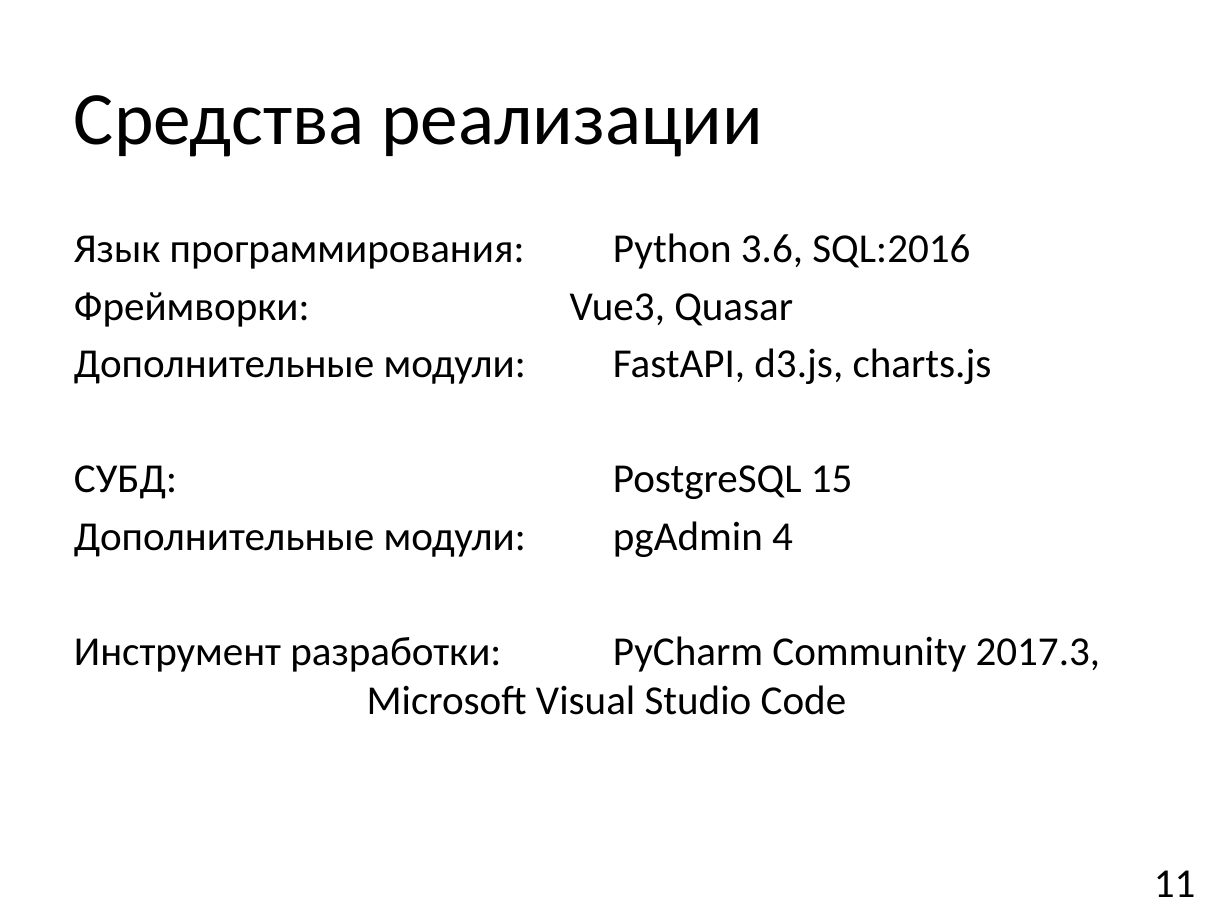
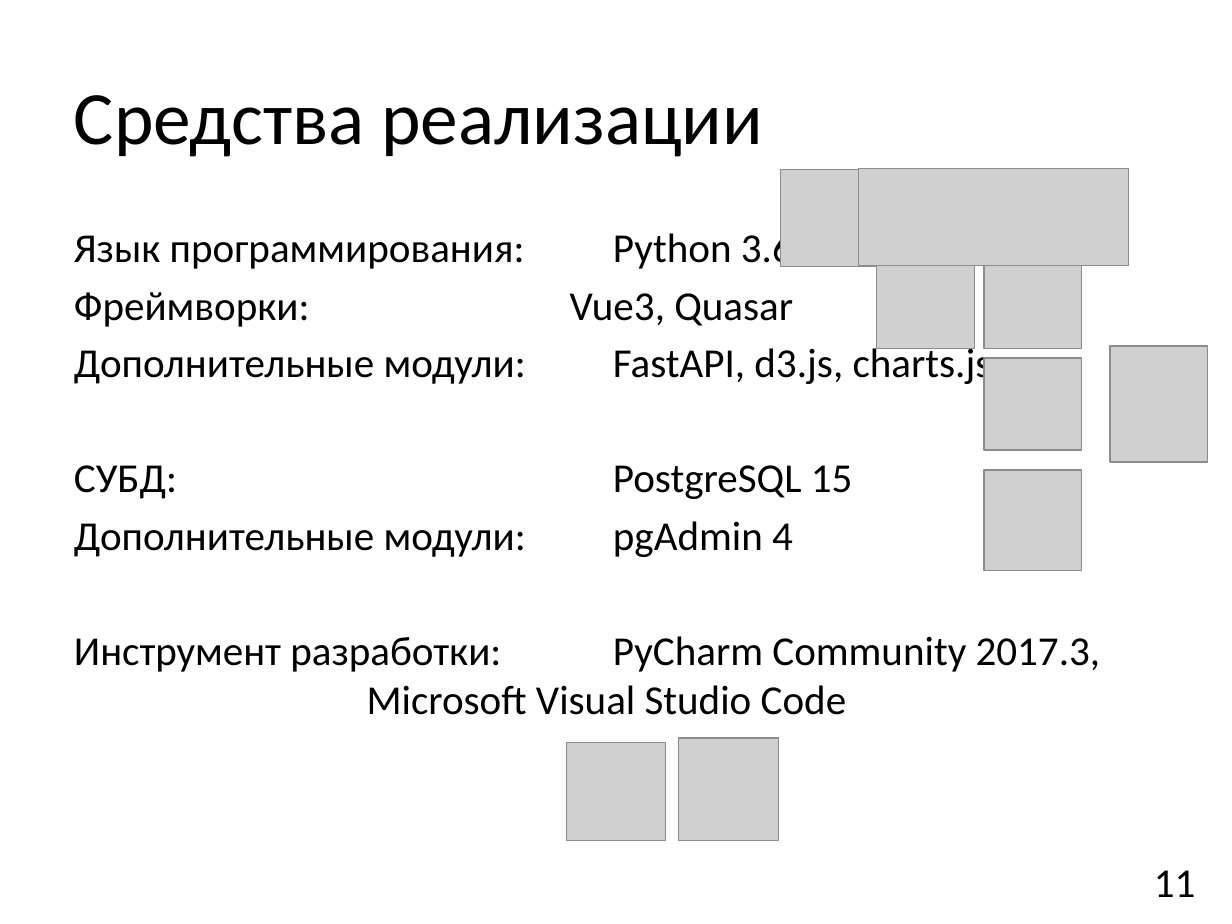
Before and after one commit to ostaaaaat/monitoring, a slide deck: slide 11 of 3 [Презентация].pptx. Drawn at 1232x924 pixels with LibreOffice and Linux fonts; fonts in the diff are those of the drawing; grey boxes stand for pictures. Boxes give left, top, right and bottom in pixels: in the first picture for what was removed or moved away, otherwise in the second. Text is boxed around its words. In the diff, an @@ line names an element or a change of style, - is before the commit and + after.

```diff
--- a/3 [Презентация].pptx
+++ b/3 [Презентация].pptx
@@ picture added at (781,170,878,267) @@
@@ picture added at (859,169,1129,266) @@
@@ text at (74,229,793,269): text changed @@
-Язык программирования: Python 3.6, SQL:2016
+Язык программирования: Python 3.6
@@ picture added at (877,250,975,347) @@
@@ picture added at (984,251,1082,349) @@
@@ picture added at (984,359,1082,451) @@
@@ picture added at (1110,346,1207,462) @@
@@ picture added at (984,471,1082,572) @@
@@ picture added at (567,743,665,841) @@
@@ picture added at (679,738,779,841) @@
```
Also in this commit, not shown: 2 other slides changed, 5 other files.
